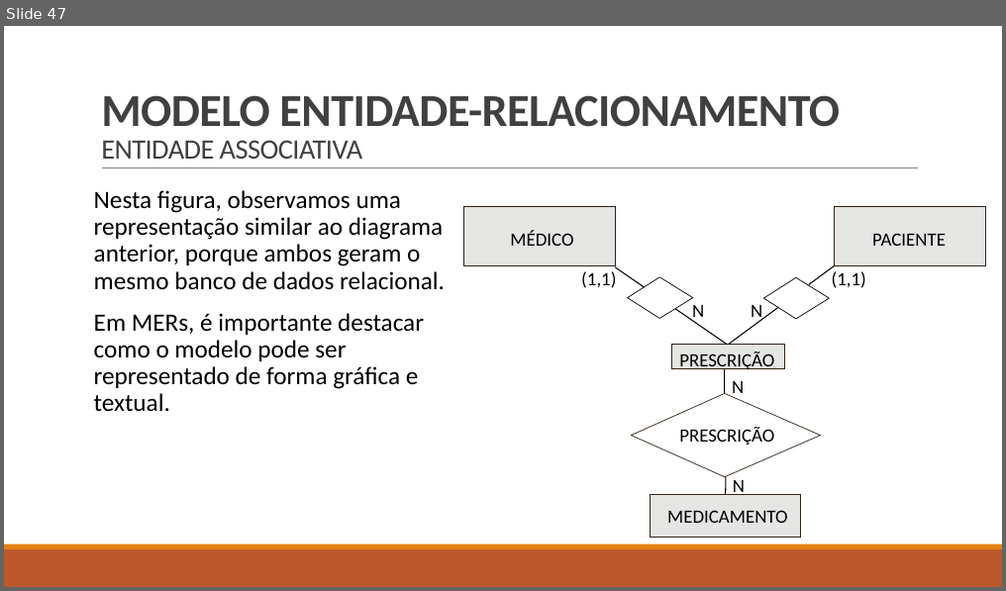
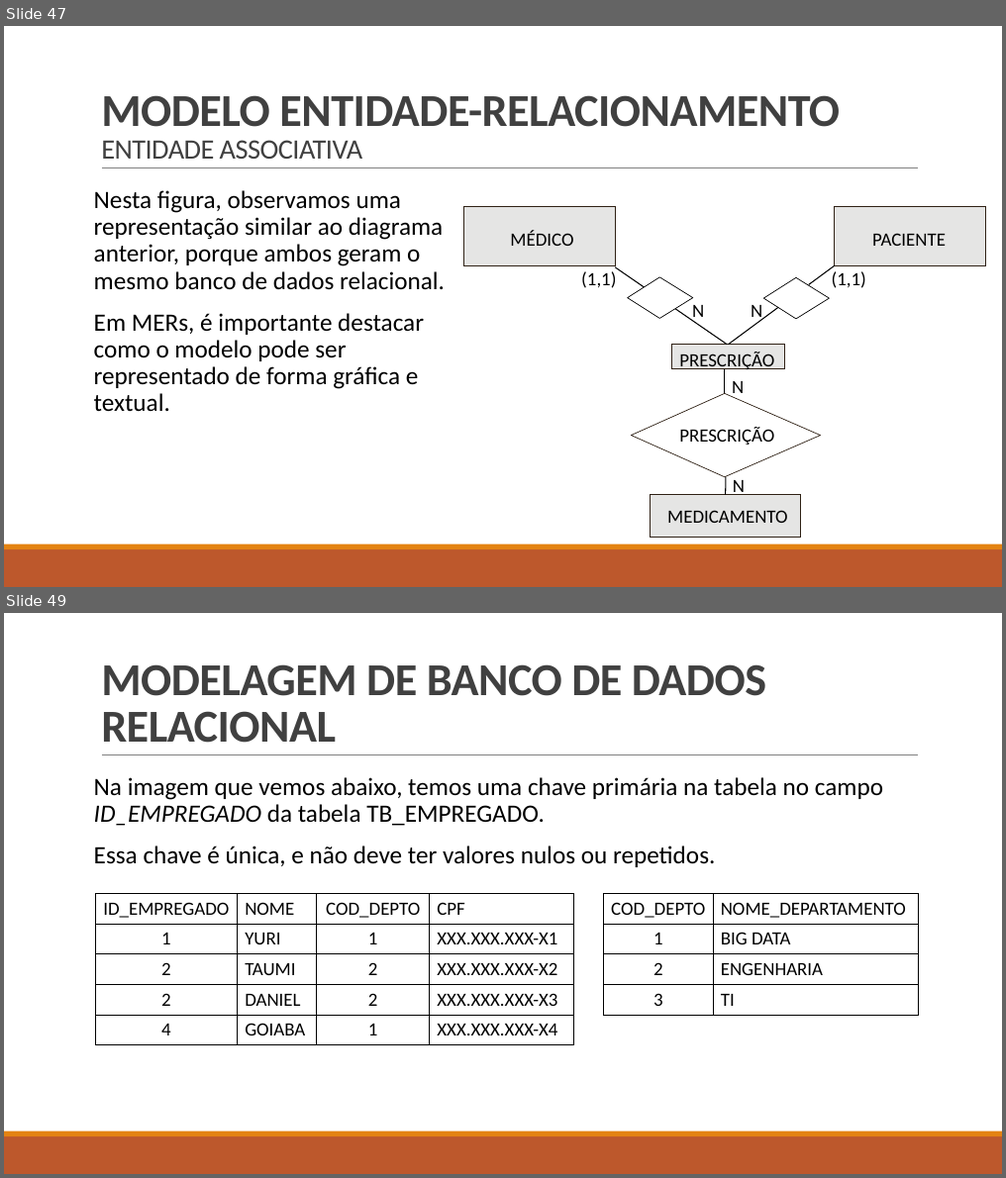
Before and after one commit to LucasHerculanoAmaro/Minhas-Aulas, a slide deck: Euripedes Simões de Paula/Banco de Dados/Aula 5/Projeto de banco de dados.pptx. Shown one above the other, each under a label of ours: slide 47 before the commit, slides 47 and 49 after it; the slides between them are not shown. The pictures are 1006x591 and 1006x1178 pixels, drawn with LibreOffice and Linux fonts; fonts in the diff are those of the drawing. Boxes give left, top, right and bottom in pixels: in the first picture for what was removed or moved away, otherwise in the second. Text is boxed around its words. In the diff, an @@ line names an element or a change of style, - is before the commit and + after.

```diff
--- a/Euripedes Simões de Paula/Banco de Dados/Aula 5/Projeto de banco de dados.pptx
+++ b/Euripedes Simões de Paula/Banco de Dados/Aula 5/Projeto de banco de dados.pptx
@@ slide 49 added at [4, 613, 1002, 1174], background #FFFFFF; not listed: 3 template elements that a slide beside it also shows @@
@@ title added at [101, 664, 766, 743], 44 pt, text #404040, bold @@
+MODELAGEM DE BANCO DE DADOS RELACIONAL
@@ text added at [94, 770, 918, 1129], fill #FFFFFF, outline #FFFFFF 1.25 pt, 24 pt, text #000000 @@
+Na imagem que vemos abaixo, temos uma chave primária na tabela no campo ID_EMPREGADO da tabela TB_EMPREGADO.
+Essa chave é única, e não deve ter valores nulos ou repetidos.
@@ table added at [95, 894, 573, 1046], 5 rows, 4 columns @@
+ID_EMPREGADO | NOME | COD_DEPTO | CPF
+1 | YURI | 1 | XXX.XXX.XXX-X1
+2 | TAUMI | 2 | XXX.XXX.XXX-X2
+2 | DANIEL | 2 | XXX.XXX.XXX-X3
+4 | GOIABA | 1 | XXX.XXX.XXX-X4
@@ table added at [604, 894, 920, 1015], 4 rows, 2 columns @@
+COD_DEPTO | NOME_DEPARTAMENTO
+1 | BIG DATA
+2 | ENGENHARIA
+3 | TI
```
Also in this commit, not shown: 3 other slides added.
